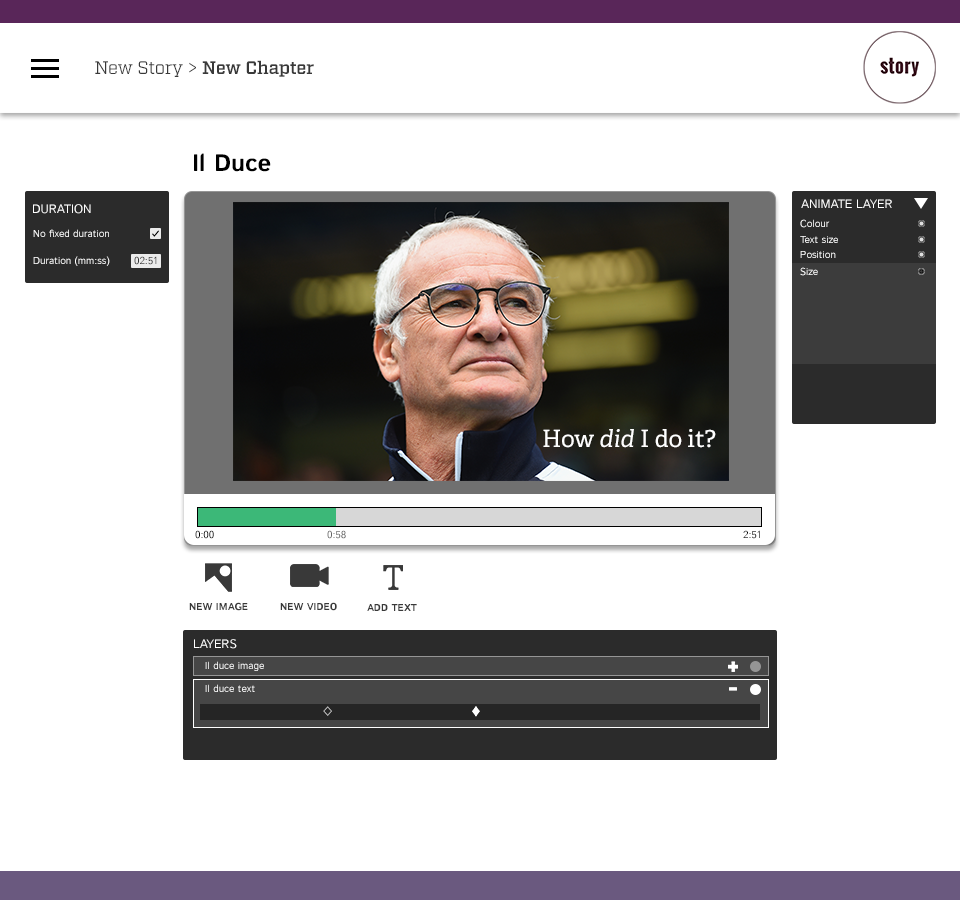
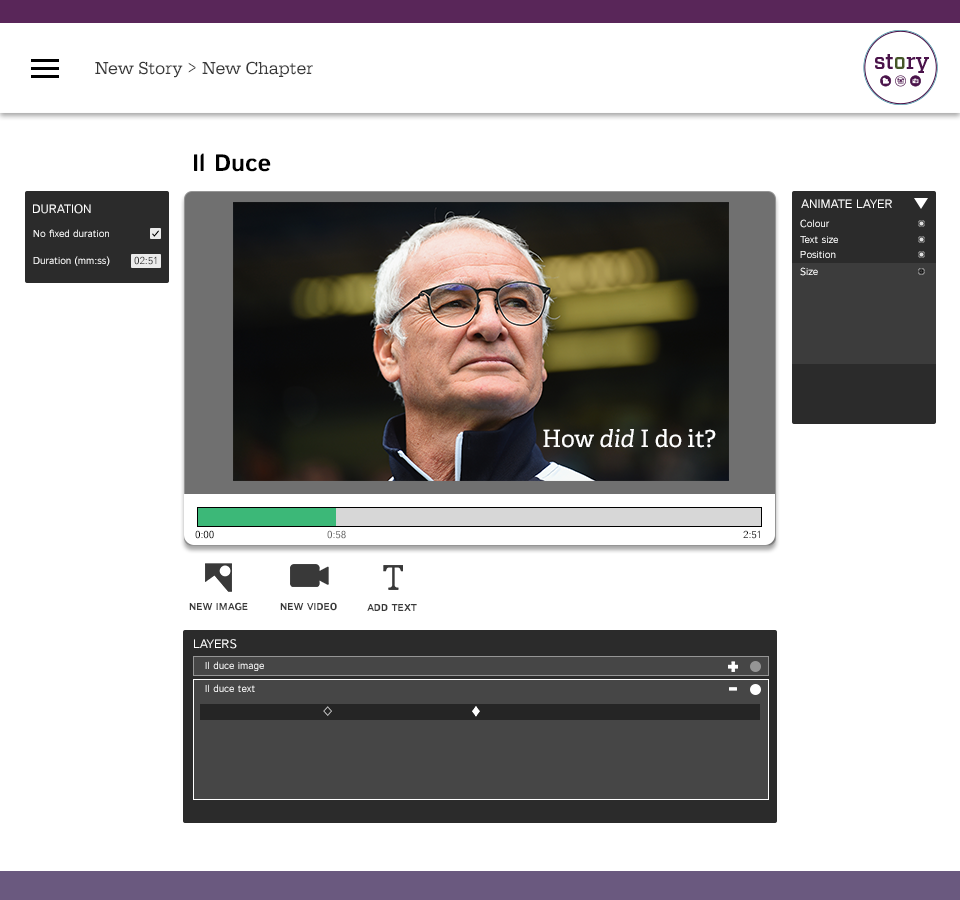
Layers edited between the first and the second 960x900 image:
renamed "New Story > New Chapter" to "Breadcrumb", painted on it over [95, 60, 314, 78]
renamed "Logo" to "Story logo", painted on it over [863, 30, 938, 105]
moved "Layers" above "Footer" over [183, 727, 777, 823]
painted on "Layer bg" over [193, 727, 769, 799]
painted on "Layers block BG" over [183, 758, 777, 823]
